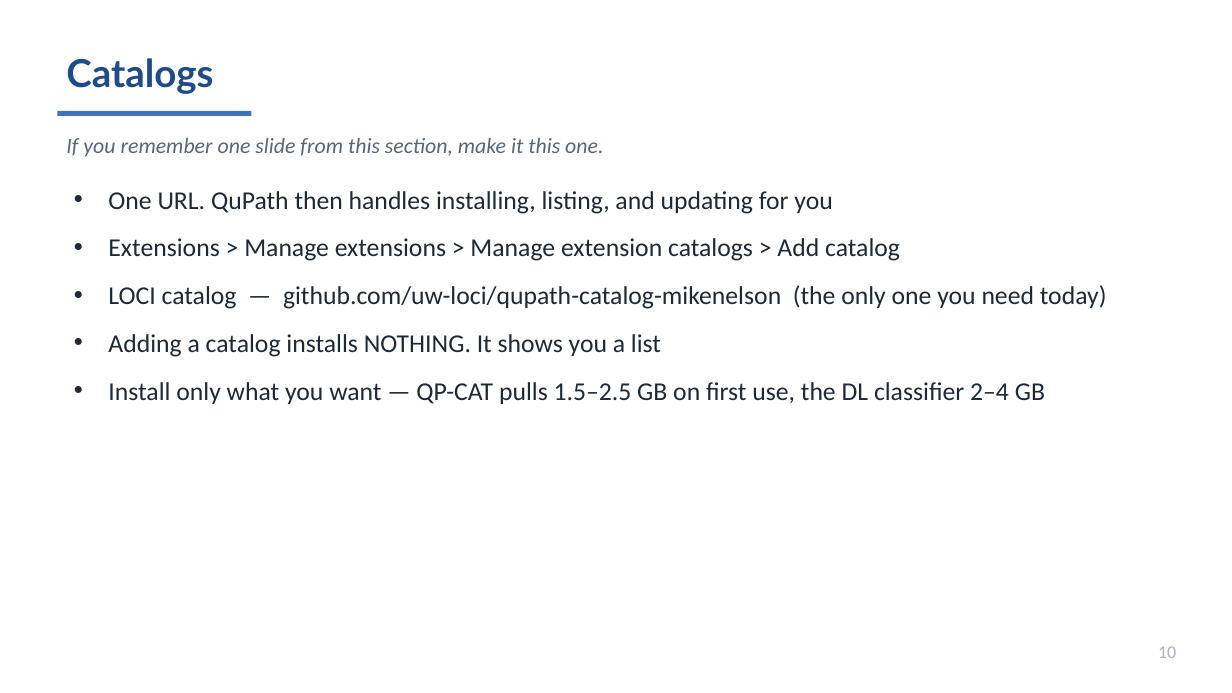
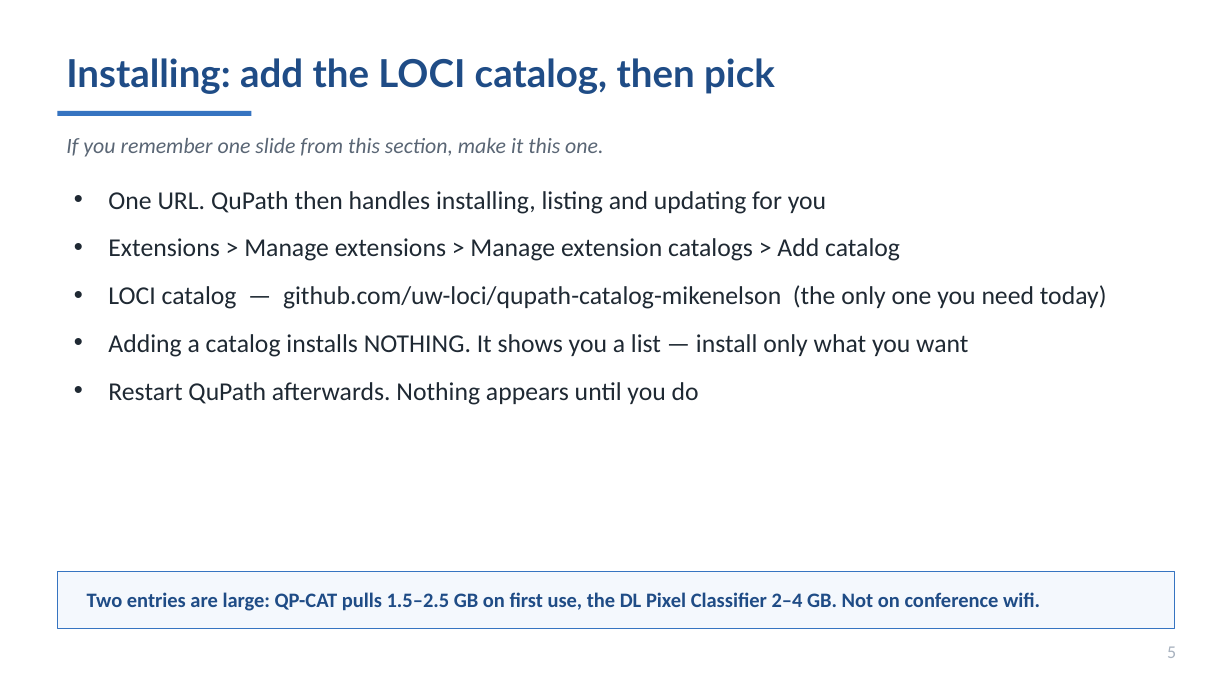
Before and after one commit to MichaelSNelson/BINA-I2K-2026-QuPath-Extensions, a slide deck: slide 5 of I2K_2026_QuPath_Extensions.pptx (slide 10 before the commit). Drawn at 1232x693 pixels with LibreOffice and Linux fonts; fonts in the diff are those of the drawing. Boxes give left, top, right and bottom in pixels: in the first picture for what was removed or moved away, otherwise in the second. Text is boxed around its words. In the diff, an @@ line names an element or a change of style, - is before the commit and + after.

```diff
--- a/I2K_2026_QuPath_Extensions.pptx
+++ b/I2K_2026_QuPath_Extensions.pptx
@@ text at bbox=[66, 58, 775, 94]: text changed @@
-Catalogs
+Installing: add the LOCI catalog, then pick
@@ text at bbox=[108, 191, 826, 214]: text changed @@
-• One URL. QuPath then handles installing, listing, and updating for you
+• One URL. QuPath then handles installing, listing and updating for you
@@ text at bbox=[108, 334, 968, 405]: text changed @@
-• Adding a catalog installs NOTHING. It shows you a list
-• Install only what you want — QP-CAT pulls 1.5–2.5 GB on first use, the DL classifier 2–4 GB
+• Adding a catalog installs NOTHING. It shows you a list — install only what you want
+• Restart QuPath afterwards. Nothing appears until you do
@@ rectangle added at bbox=[57, 571, 1175, 628], fill #F4F8FD, outline #3674C1 0.75 pt @@
@@ text added at bbox=[87, 592, 1040, 611], 16 pt, text #1F4C86, bold @@
+Two entries are large: QP-CAT pulls 1.5–2.5 GB on first use, the DL Pixel Classifier 2–4 GB. Not on conference wifi.
@@ text at bbox=[1167, 646, 1176, 658]: text changed @@
-10
+5
```
Also in this commit, not shown: 41 other slides changed, 1 slide added, 11 slides removed, 4 other files.
